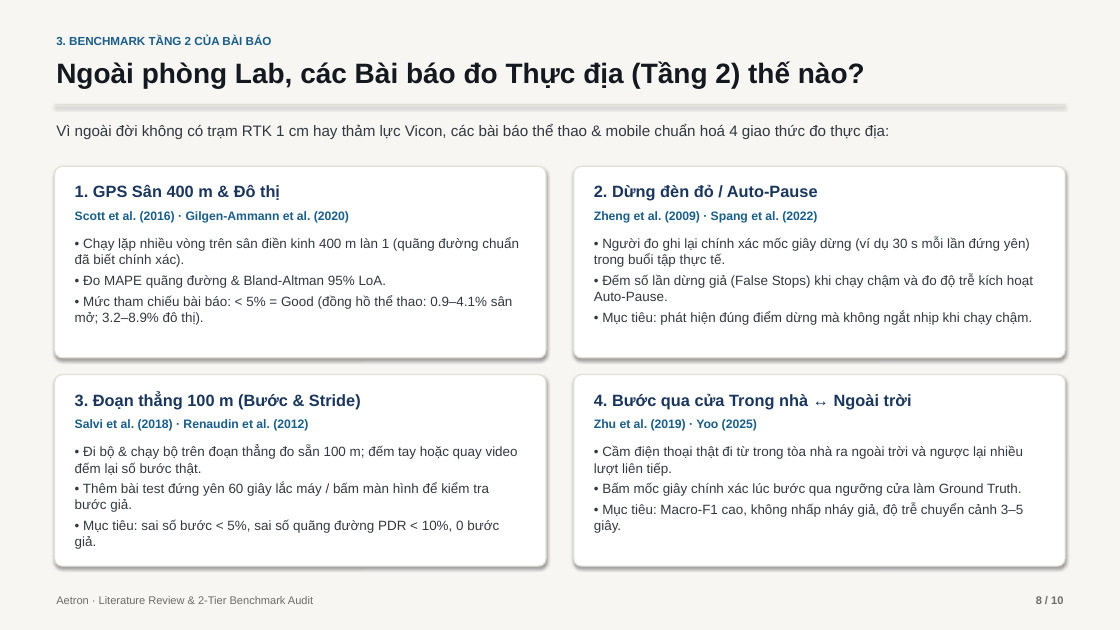
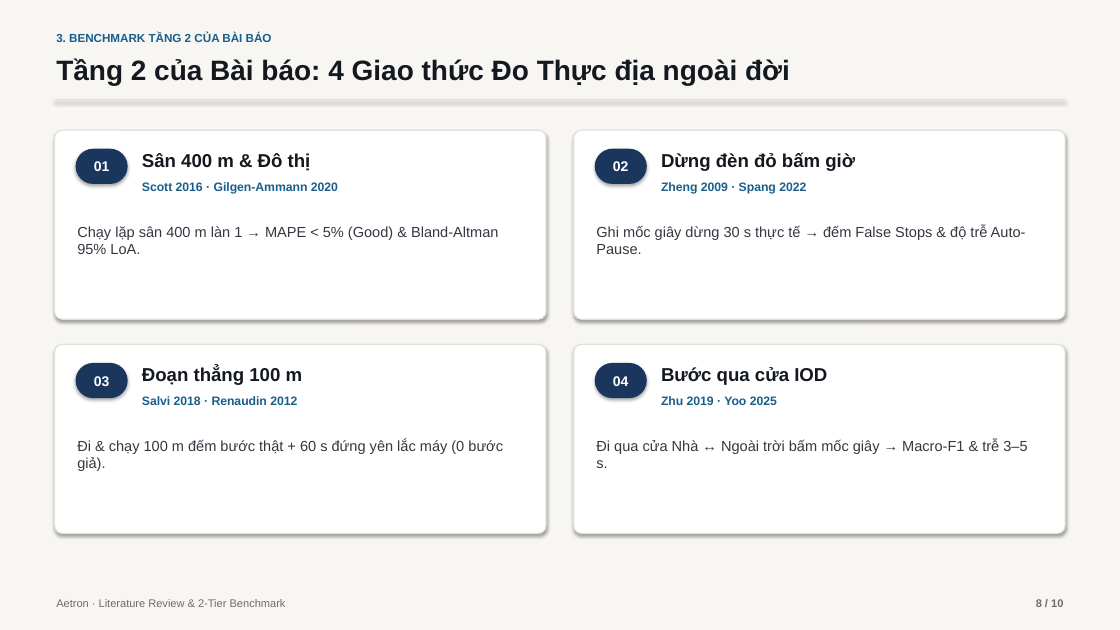
Before and after one commit to DB-Ducbao113/Aetron, a slide deck: slide 8 of docs/thesis_overleaf/Aetron_Literature_Review.pptx. Drawn at 1120x630 pixels with LibreOffice and Linux fonts; fonts in the diff are those of the drawing. Boxes give left, top, right and bottom in pixels: in the first picture for what was removed or moved away, otherwise in the second. Text is boxed around its words. In the diff, an @@ line names an element or a change of style, - is before the commit and + after.

```diff
--- a/docs/thesis_overleaf/Aetron_Literature_Review.pptx
+++ b/docs/thesis_overleaf/Aetron_Literature_Review.pptx
@@ text at [56,58,790,85]: text changed @@
-Ngoài phòng Lab, các Bài báo đo Thực địa (Tầng 2) thế nào?
+Tầng 2 của Bài báo: 4 Giao thức Đo Thực địa ngoài đời
@@ rectangle: place and size @@
-rectangle at [55,104,1065,105]
+rectangle at [55,99,1065,100]
@@ rounded rectangle: place and size @@
-rounded rectangle at [55,166,546,358]
+rounded rectangle at [55,130,546,319]
@@ text removed at [56,123,889,139] @@
-Vì ngoài đời không có trạm RTK 1 cm hay thảm lực Vicon, các bài báo thể thao & mobile chuẩn hoá 4 giao thức đo thực địa:
@@ rounded rectangle added at [76,149,128,184], fill #1B365D, 12 pt, text #FFFFFF, bold @@
+01
@@ rounded rectangle: place and size @@
-rounded rectangle at [574,166,1065,358]
+rounded rectangle at [574,130,1065,319]
@@ rounded rectangle added at [595,149,647,184], fill #1B365D, 12 pt, text #FFFFFF, bold @@
+02
@@ text at [142,153,311,171]: text changed; size 14 to 16 pt; text colour #1B365D to #14181F @@
-1. GPS Sân 400 m & Đô thị
+Sân 400 m & Đô thị
@@ text at [661,152,855,171]: text changed; size 14 to 16 pt; text colour #1B365D to #14181F @@
-2. Dừng đèn đỏ / Auto-Pause
+Dừng đèn đỏ bấm giờ
@@ text at [142,182,338,194]: text changed @@
-Scott et al. (2016) · Gilgen-Ammann et al. (2020)
+Scott 2016 · Gilgen-Ammann 2020
@@ text at [661,182,806,194]: text changed @@
-Zheng et al. (2009) · Spang et al. (2022)
+Zheng 2009 · Spang 2022
@@ text at [77,226,498,254]: text changed; size 11.5 to 12.5 pt @@
-• Chạy lặp nhiều vòng trên sân điền kinh 400 m làn 1 (quãng đường chuẩn đã biết chính xác).
-• Đo MAPE quãng đường & Bland-Altman 95% LoA.
-• Mức tham chiếu bài báo: < 5% = Good (đồng hồ thể thao: 0.9–4.1% sân mở; 3.2–8.9% đô thị).
+Chạy lặp sân 400 m làn 1 → MAPE < 5% (Good) & Bland-Altman 95% LoA.
@@ text at [596,225,1026,254]: text changed; size 11.5 to 12.5 pt @@
-• Người đo ghi lại chính xác mốc giây dừng (ví dụ 30 s mỗi lần đứng yên) trong buổi tập thực tế.
-• Đếm số lần dừng giả (False Stops) khi chạy chậm và đo độ trễ kích hoạt Auto-Pause.
-• Mục tiêu: phát hiện đúng điểm dừng mà không ngắt nhịp khi chạy chậm.
+Ghi mốc giây dừng 30 s thực tế → đếm False Stops & độ trễ Auto-Pause.
@@ rounded rectangle: place and size @@
-rounded rectangle at [55,375,546,566]
+rounded rectangle at [55,344,546,534]
@@ rounded rectangle: place and size @@
-rounded rectangle at [574,375,1065,566]
+rounded rectangle at [574,344,1065,534]
@@ rounded rectangle added at [76,363,128,398], fill #1B365D, 12 pt, text #FFFFFF, bold @@
+03
@@ text at [142,367,303,385]: text changed; size 14 to 16 pt; text colour #1B365D to #14181F @@
-3. Đoạn thẳng 100 m (Bước & Stride)
+Đoạn thẳng 100 m
@@ rounded rectangle added at [595,363,647,398], fill #1B365D, 12 pt, text #FFFFFF, bold @@
+04
@@ text at [661,367,827,385]: text changed; size 14 to 16 pt; text colour #1B365D to #14181F @@
-4. Bước qua cửa Trong nhà ↔ Ngoài trời
+Bước qua cửa IOD
@@ text at [142,396,297,405]: text changed @@
-Salvi et al. (2018) · Renaudin et al. (2012)
+Salvi 2018 · Renaudin 2012
@@ text at [661,396,777,405]: text changed @@
-Zhu et al. (2019) · Yoo (2025)
+Zhu 2019 · Yoo 2025
@@ text at [77,439,503,471]: text changed; size 11.5 to 12.5 pt @@
-• Đi bộ & chạy bộ trên đoạn thẳng đo sẵn 100 m; đếm tay hoặc quay video đếm lại số bước thật.
-• Thêm bài test đứng yên 60 giây lắc máy / bấm màn hình để kiểm tra bước giả.
-• Mục tiêu: sai số bước < 5%, sai số quãng đường PDR < 10%, 0 bước giả.
+Đi & chạy 100 m đếm bước thật + 60 s đứng yên lắc máy (0 bước giả).
@@ text at [596,439,1027,468]: text changed; size 11.5 to 12.5 pt @@
-• Cầm điện thoại thật đi từ trong tòa nhà ra ngoài trời và ngược lại nhiều lượt liên tiếp.
-• Bấm mốc giây chính xác lúc bước qua ngưỡng cửa làm Ground Truth.
-• Mục tiêu: Macro-F1 cao, không nhấp nháy giả, độ trễ chuyển cảnh 3–5 giây.
+Đi qua cửa Nhà ↔ Ngoài trời bấm mốc giây → Macro-F1 & trễ 3–5 s.
@@ text at [56,599,286,607]: text changed @@
-Aetron · Literature Review & 2-Tier Benchmark Audit
+Aetron · Literature Review & 2-Tier Benchmark
```
Also in this commit, not shown: 9 other slides changed, 5 other files.
